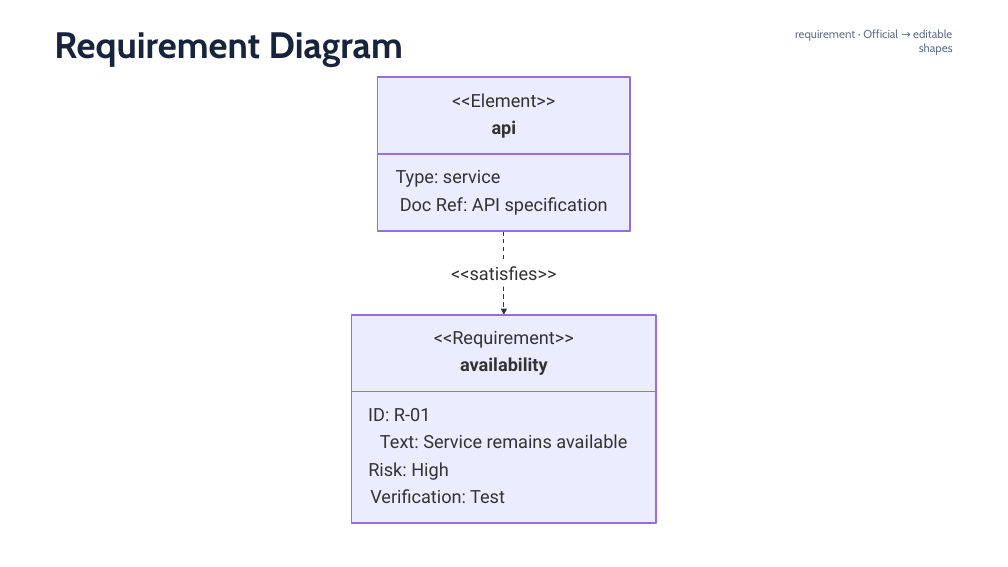
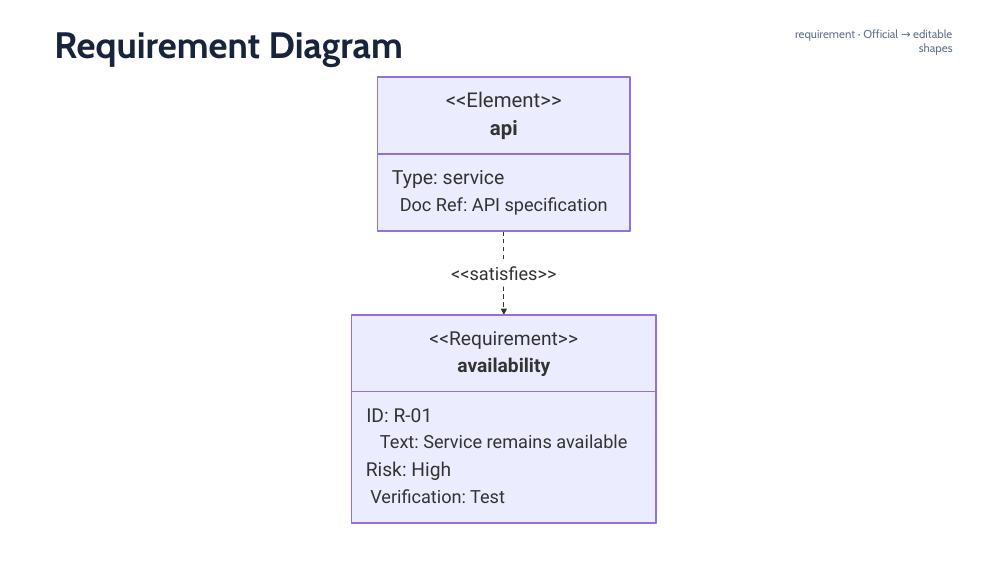
Before and after one commit to sci-gen/diagram-pptx, a slide deck: slide 11 of examples/mermaid-syntax/mermaid-11.16-gallery.pptx. Drawn at 1008x567 pixels with LibreOffice and Linux fonts; fonts in the diff are those of the drawing. Boxes give left, top, right and bottom in pixels: in the first picture for what was removed or moved away, otherwise in the second. Text is boxed around its words. In the diff, an @@ line names an element or a change of style, - is before the commit and + after.

Commit message:
Scale shape labels for presentation readability

```diff
--- a/examples/mermaid-syntax/mermaid-11.16-gallery.pptx
+++ b/examples/mermaid-syntax/mermaid-11.16-gallery.pptx
@@ freeform shape at [377, 77, 630, 231]: outline redrawn @@
@@ text "<<Element>>" at [446, 91, 562, 107]: size 17.2 to 19.4 pt @@
@@ text "api" at [490, 120, 518, 139]: size 17.2 to 19.4 pt @@
@@ text "Type: service" at [392, 170, 505, 188]: size 17.2 to 18.5 pt @@
@@ freeform shape at [352, 315, 656, 523]: outline redrawn @@
@@ size 17.2 to 18.4 pt in 4 elements at [366, 408, 433, 422], [366, 461, 451, 480], [457, 357, 550, 376], [429, 331, 578, 349] @@
```
Also in this commit, not shown: 20 other slides changed, 27 other files.
